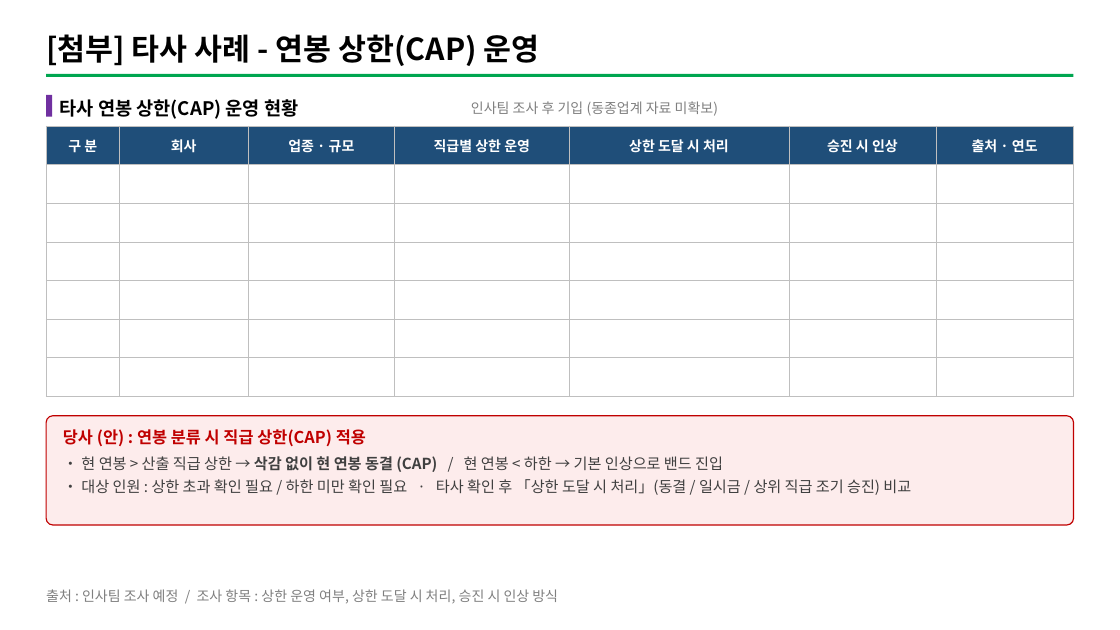
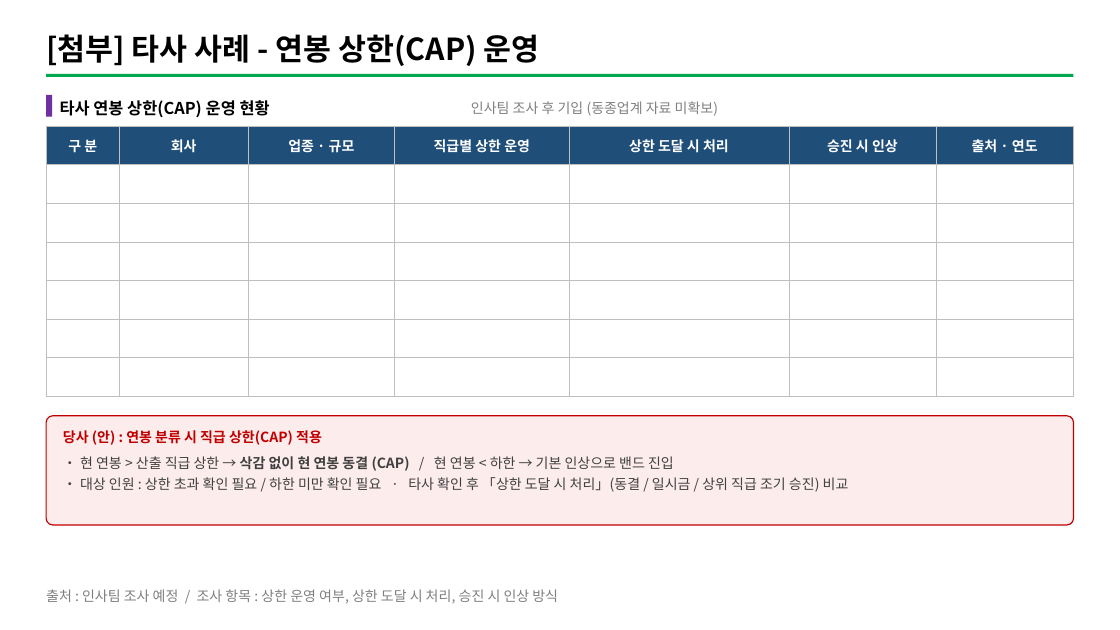
Before and after one commit to chosw9187-source/30agro, a slide deck: slide 7 of tools/grade2/report/직급재분류_결과보고(안).pptx. Drawn at 1120x630 pixels with LibreOffice and Linux fonts; fonts in the diff are those of the drawing. Boxes give left, top, right and bottom in pixels: in the first picture for what was removed or moved away, otherwise in the second. Text is boxed around its words. In the diff, an @@ line names an element or a change of style, - is before the commit and + after.

```diff
--- a/tools/grade2/report/직급재분류_결과보고(안).pptx
+++ b/tools/grade2/report/직급재분류_결과보고(안).pptx
@@ text "타사 연봉 상한(CAP) 운영 현황" at (60, 100, 270, 117): size 16 to 14 pt @@
@@ text "당사 (안) : 연봉 분류 ..." at (63, 430, 322, 445): size 14 to 12 pt @@
@@ text "• 현 연봉 > 산출 ..." at (80, 456, 849, 492): size 13 to 12 pt @@
```
Also in this commit, not shown: 6 other slides changed, 2 other files.
